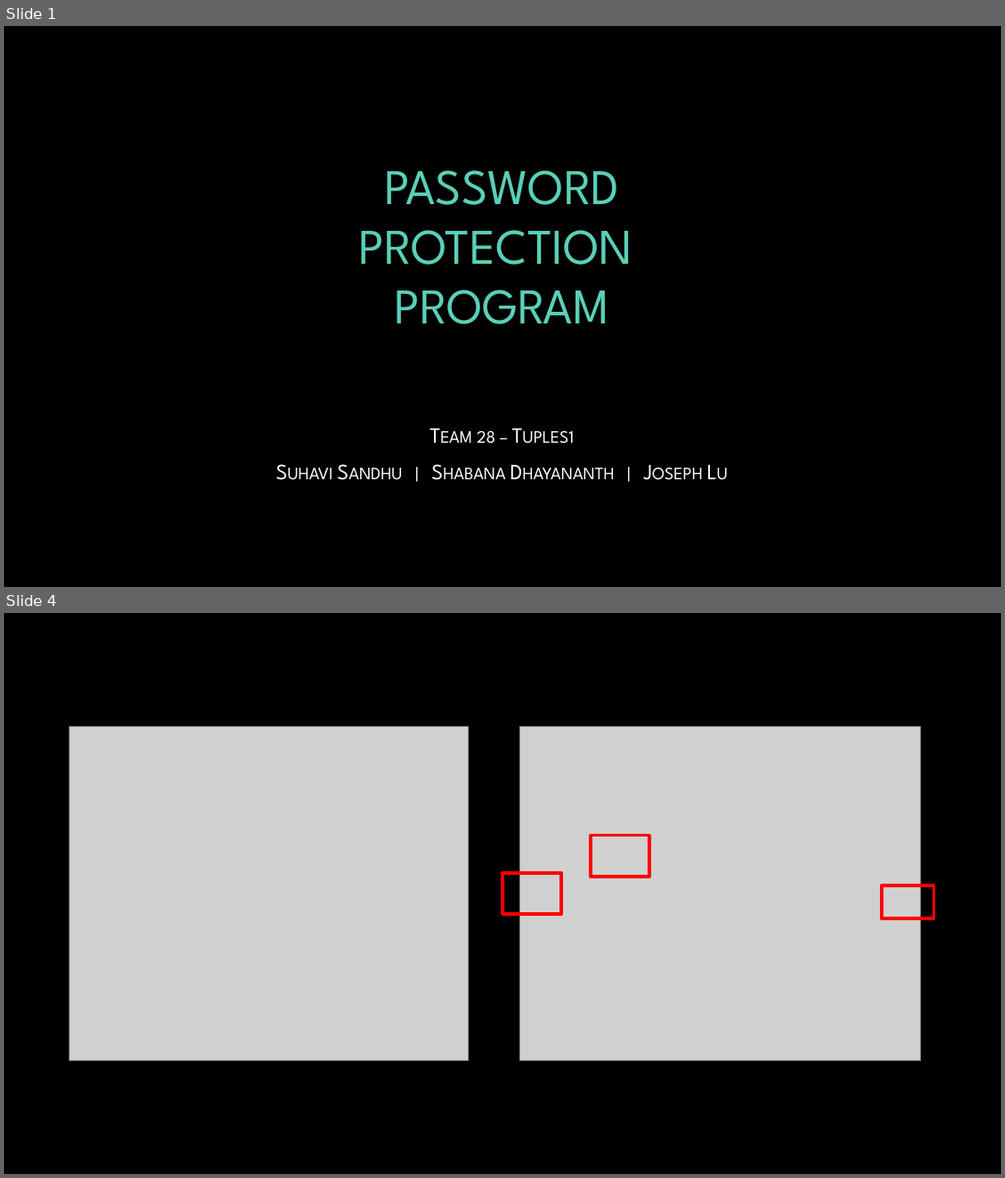
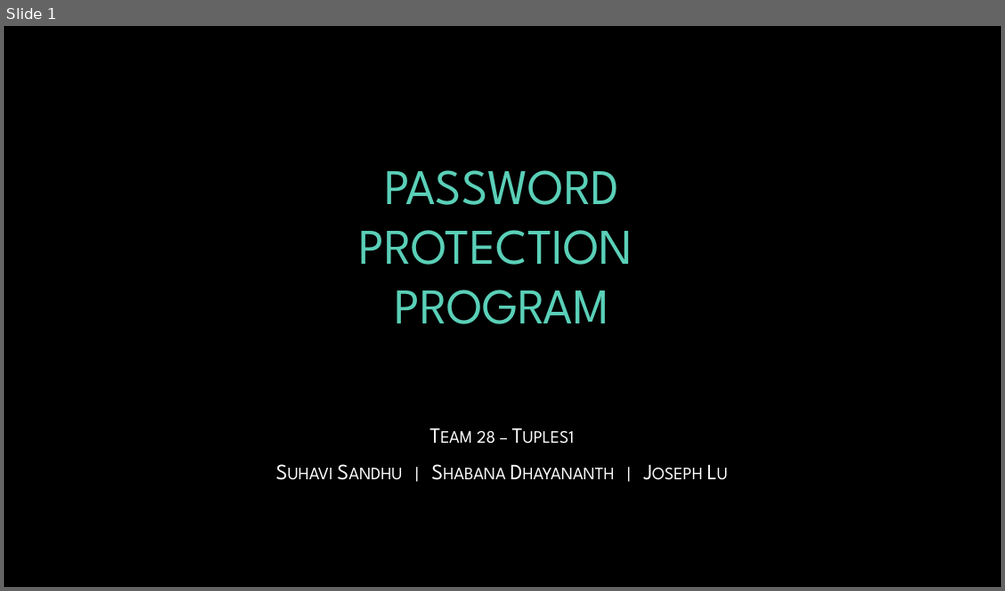
Before and after one commit to Nayrgton/PasswordProtectionProgram, a slide deck: Doc/FinalPresentation/PasswordProtectionProgram.pptx. Shown one above the other, each under a label of ours: slides 1 and 4 before the commit, slide 1 after it; the slides between them are not shown. The pictures are 1005x1178 and 1005x591 pixels, drawn with LibreOffice and Linux fonts; fonts in the diff are those of the drawing; grey boxes stand for pictures; background and template pictures are left out. Boxes give left, top, right and bottom in pixels: in the first picture for what was removed or moved away, otherwise in the second. Text is boxed around its words. In the diff, an @@ line names an element or a change of style, - is before the commit and + after.

```diff
--- a/Doc/FinalPresentation/PasswordProtectionProgram.pptx
+++ b/Doc/FinalPresentation/PasswordProtectionProgram.pptx
@@ slide 4 removed at (4,613,1001,1174), background picture (left out) @@
@@ picture removed at (69,727,469,1060) @@
@@ picture removed at (519,727,920,1060) @@
@@ rectangle removed at (591,835,649,876) @@
@@ rectangle removed at (502,873,562,914) @@
@@ rectangle removed at (882,885,934,918) @@
```
Also in this commit, not shown: 5 slides changed, 5 slides added, 5 other slides removed, 1 other file.
